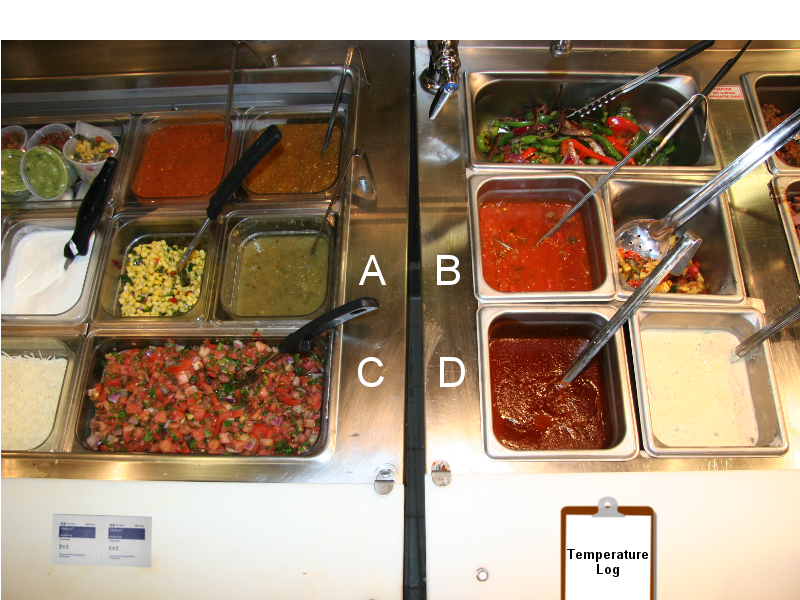
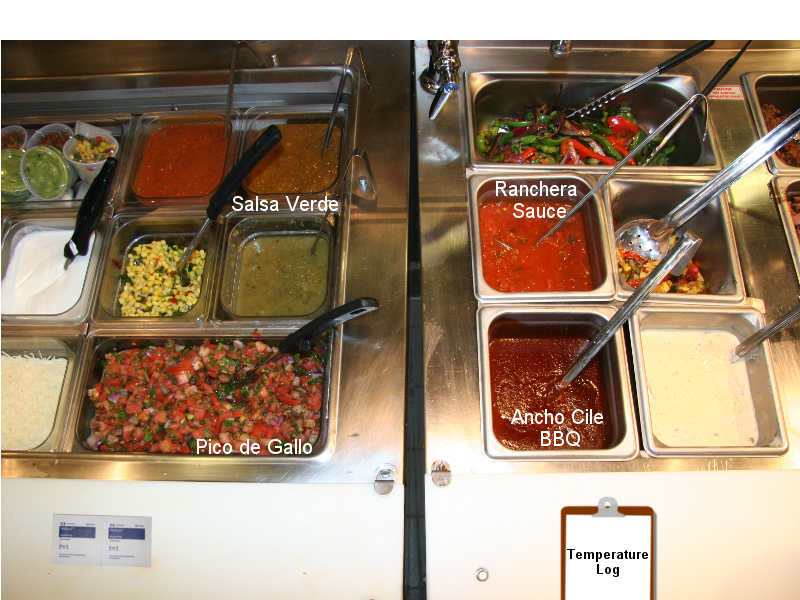
Two versions of the same layered image (w=800, h=600). Layer-by-layer changes:
renamed "C" to "Pico de Gallo", painted on it over <box>197,357,384,454</box>
renamed "D" to "Ancho Cile ...", painted on it over <box>440,357,603,447</box>
renamed "B" to "Ranchera ...", painted on it over <box>437,181,577,285</box>
renamed "A" to "Salsa Verde", painted on it over <box>232,196,387,285</box>
